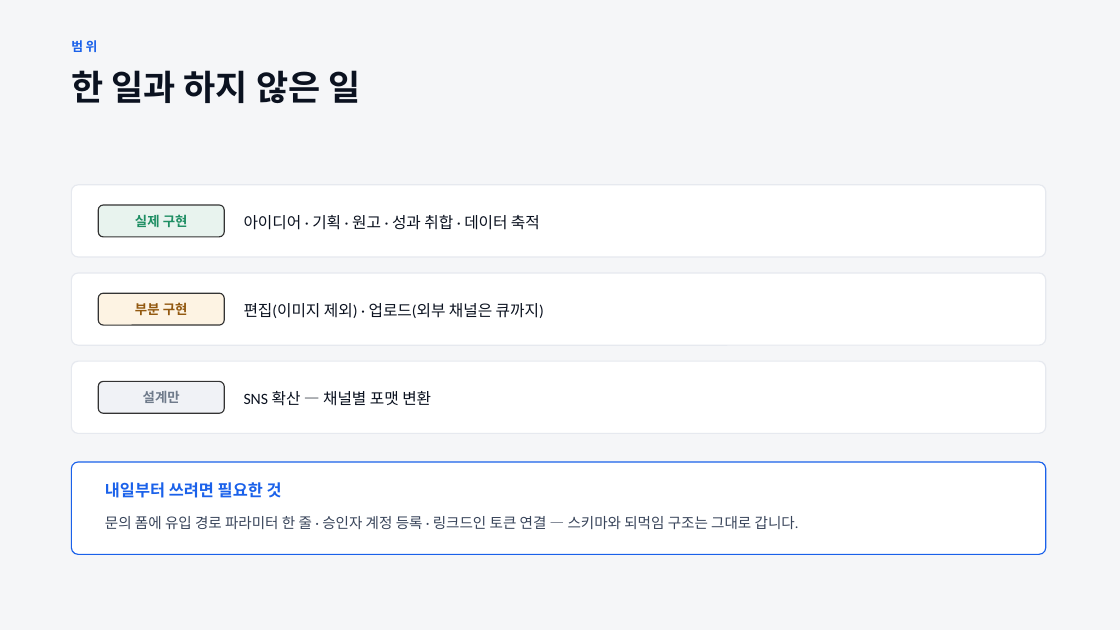
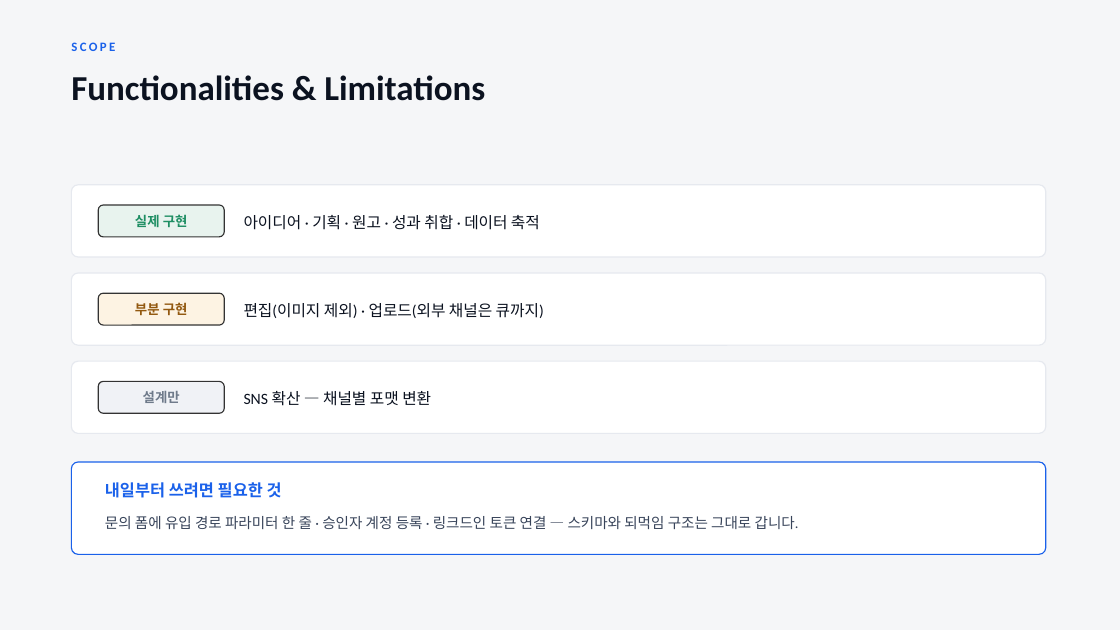
Before and after one commit to donghyun0215/marketingbot, a slide deck: slide 9 of aidlc-docs/deliverables/발표덱.pptx. Drawn at 1120x630 pixels with LibreOffice and Linux fonts; fonts in the diff are those of the drawing. Boxes give left, top, right and bottom in pixels: in the first picture for what was removed or moved away, otherwise in the second. Text is boxed around its words. In the diff, an @@ line names an element or a change of style, - is before the commit and + after.

```diff
--- a/aidlc-docs/deliverables/발표덱.pptx
+++ b/aidlc-docs/deliverables/발표덱.pptx
@@ text at (x1=71, y1=42, x2=115, y2=51): text changed @@
-범위
+SCOPE
@@ text at (x1=71, y1=75, x2=485, y2=101): text changed @@
-한 일과 하지 않은 일
+Functionalities & Limitations
```
Also in this commit, not shown: 1 other slide changed, 1 slide added, 1 slide removed, 13 other files.
